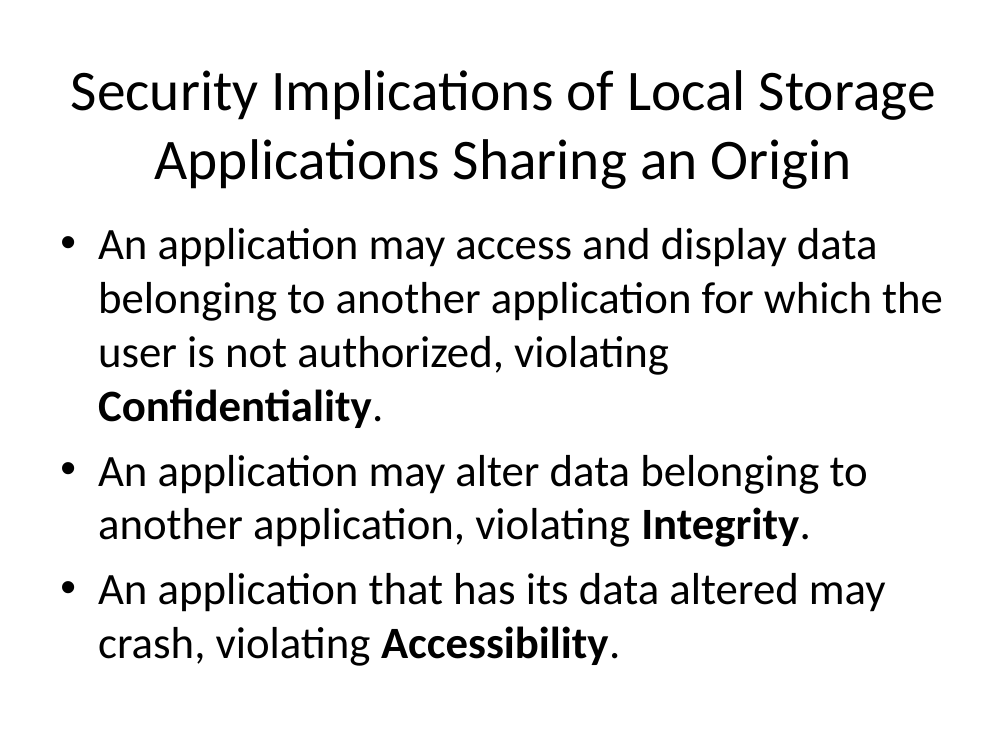
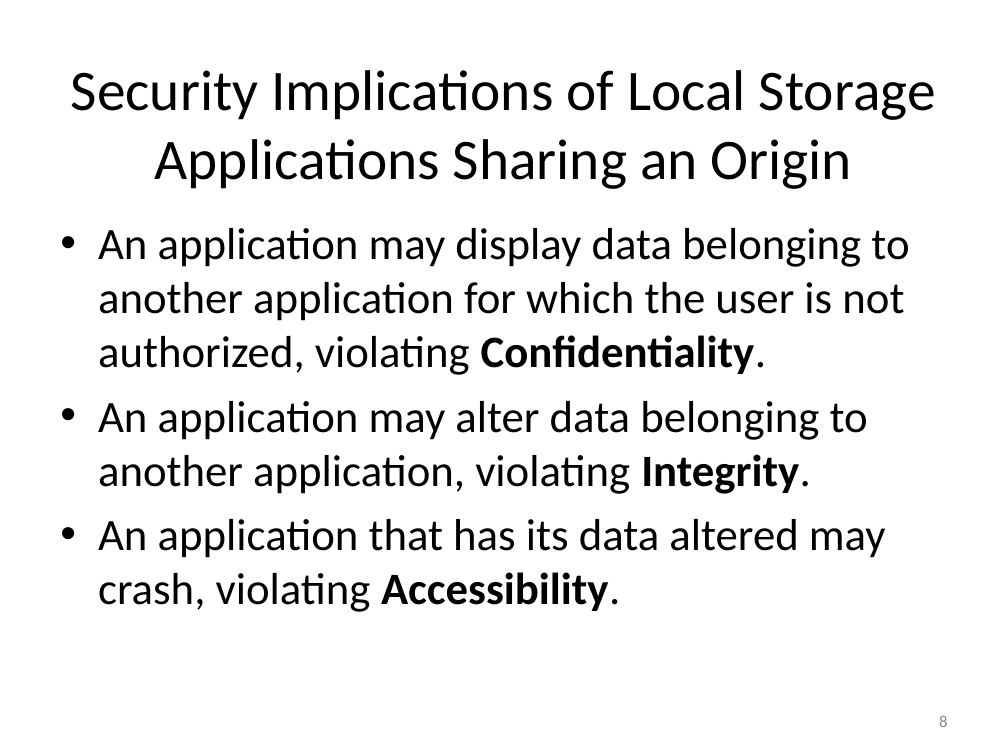
Before and after one commit to EdCharbeneau/CodePaLOUsa, a slide deck: slide 8 of 2013/LocalStorageSecurity/LocalStoragePresentation.ppt. Drawn at 1008x756 pixels with LibreOffice and Linux fonts; fonts in the diff are those of the drawing. Boxes give left, top, right and bottom in pixels: in the first picture for what was removed or moved away, otherwise in the second. Text is boxed around its words. In the diff, an @@ line names an element or a change of style, - is before the commit and + after.

```diff
--- a/2013/LocalStorageSecurity/LocalStoragePresentation.ppt
+++ b/2013/LocalStorageSecurity/LocalStoragePresentation.ppt
@@ text at <box>98,228,909,375</box>: text changed @@
-• An application may access and display data belonging to another application for which the user is not authorized, violating Confidentiality.
+• An application may display data belonging to another application for which the user is not authorized, violating Confidentiality.
@@ page number added at <box>939,715,947,727</box>, 12 pt, text #898989 @@
+8
```
Also in this commit, not shown: 19 other slides changed.
